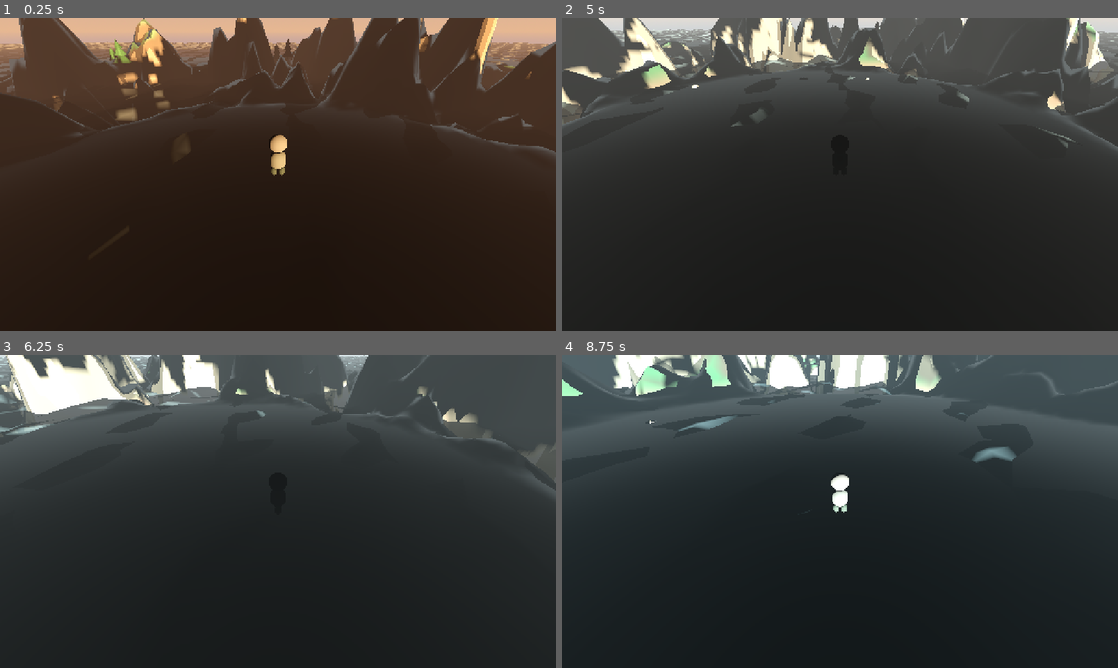
Above: before the commit, frames 1-4 (two rows, left to right).
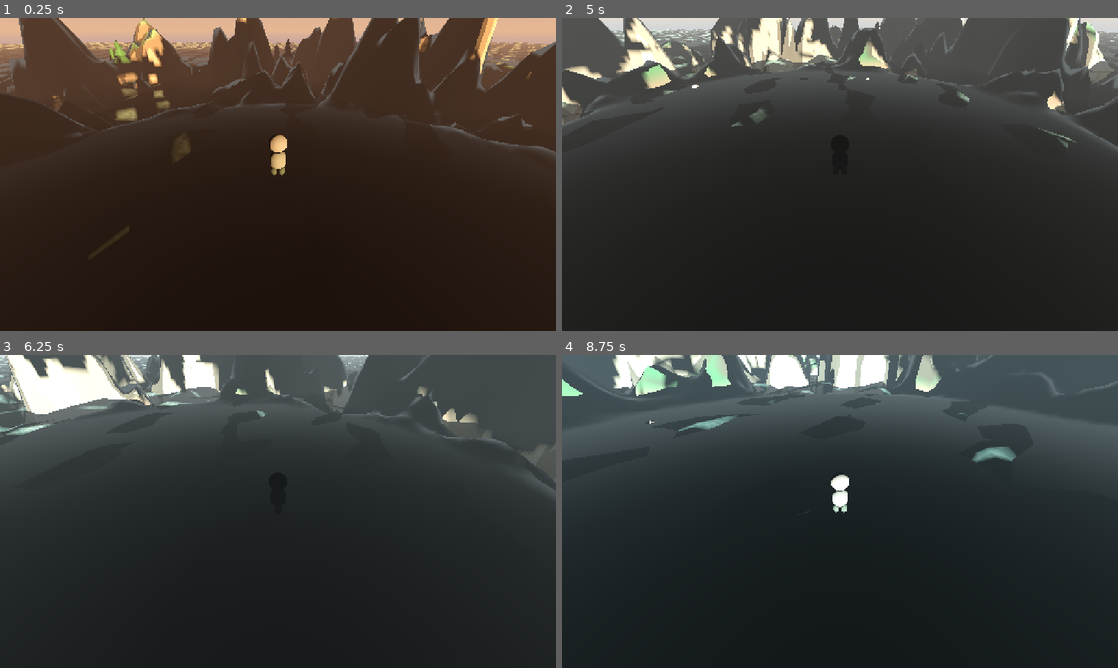
Above: after the commit, the same moments.

Repository: hunterbastian/yama
Game: Godot game, scene res://scenes/main.tscn
The game is run twice, just before and just after one commit, with the same random seed, the same clock (stepped at 60 frames per second) and the same inputs.
Inputs (mouse positions are in pixels of both pictures, inside the frame that each line leads up to):
- Up to frame 1 (0.25 s): no input
- Up to frame 2 (5 s): tap Enter at 0.5 s; move the mouse to (834, 180) at 0.52 s; hold R (regenerate) 0.53-1.28 s; hold W (move_forward) 0.53-2.78 s; tap Space (jump) at 0.77, 1.52, 3.02, 3.77, 4.52 s; move the mouse to (878, 177) at 1.27 s; tap Shift (sprint) at 1.35, 2.85, 4.35 s; move the mouse to (795, 171) at 2.02 s; hold R (regenerate) 2.03-2.78 s; move the mouse to (845, 174) at 2.77 s; hold A (move_left) 2.78-3.53 s; move the mouse to (817, 168) at 3.52 s; hold R (regenerate) 3.53-4.28 s; hold W (move_forward) from 3.53 s (still down); move the mouse to (867, 174) at 4.27 s
- Up to frame 3 (6.25 s): move the mouse to (250, 511) at 5.02 s; hold R (regenerate) 5.03-5.78 s; move the mouse to (289, 505) at 5.77 s; release W (move_forward) at 5.78 s; hold D (move_right) from 5.78 s (still down); tap Shift (sprint) at 5.85 s; tap Space (jump) at 6.02 s
- Up to frame 4 (8.75 s): move the mouse to (834, 517) at 6.52 s; release D (move_right) at 6.53 s; hold R (regenerate) 6.53-7.28 s; hold W (move_forward) from 6.53 s (still down); tap Space (jump) at 6.77, 7.52 s; move the mouse to (878, 514) at 7.27 s; tap Shift (sprint) at 7.35 s; move the mouse to (795, 508) at 8.02 s; hold R (regenerate) from 8.03 s (still down)

The runs differ from the first frame. In frame 1, less than 0.1% of the frame differs, in the area x 0-93%, y 7-32%; in frame 2, less than 0.1%; in frame 3, 0.1%, in the area x 0-63%, y 1-26%; in frame 4, less than 0.1%.

Commit message:
feat: whitecap foam, shore foam, and depth color gradient
Co-Authored-By: Claude Sonnet 4.6 <noreply@anthropic.com>

Diff:
--- a/shaders/water.gdshader
+++ b/shaders/water.gdshader
@@ -1,8 +1,6 @@
 shader_type spatial;
 render_mode blend_mix, depth_draw_opaque, cull_back;
 
-uniform vec4 water_color : source_color = vec4(0.66, 0.85, 0.92, 0.8);
-uniform vec4 deep_color : source_color = vec4(0.35, 0.55, 0.70, 0.95);
 uniform sampler2D depth_texture : hint_depth_texture;
 uniform vec2 player_xz;
 uniform float player_speed : hint_range(0.0, 20.0) = 0.0;
@@ -90,18 +88,50 @@
 	vec4 ndc = vec4(SCREEN_UV * 2.0 - 1.0, depth_raw, 1.0);
 	vec4 view_pos = INV_PROJECTION_MATRIX * ndc;
 	view_pos.xyz /= view_pos.w;
-	float water_depth = clamp((VERTEX.z - view_pos.z) * 0.15, 0.0, 1.0);
-	ALBEDO = mix(water_color.rgb, deep_color.rgb, water_depth);
-	// Player ripple rings
+	float water_depth = clamp((VERTEX.z - view_pos.z) * 0.4, 0.0, 1.0);
+
+	// Multi-stop depth gradient
+	vec3 shallow = vec3(0.55, 0.85, 0.82);
+	vec3 mid     = vec3(0.30, 0.65, 0.65);
+	vec3 deep    = vec3(0.15, 0.40, 0.50);
+	vec3 abyss   = vec3(0.08, 0.20, 0.30);
+
+	vec3 col = shallow;
+	col = mix(col, mid, smoothstep(0.0, 0.3, water_depth));
+	col = mix(col, deep, smoothstep(0.3, 0.6, water_depth));
+	col = mix(col, abyss, smoothstep(0.6, 1.0, water_depth));
+
+	ALBEDO = col;
+
+	// Whitecap foam — where wave surface is steep
+	float slope = 1.0 - normalize(v_wave_normal).y;
+	float whitecap = smoothstep(0.3, 0.6, slope) * value_noise(
+		(INV_VIEW_MATRIX * vec4(VERTEX, 1.0)).xz * 3.0 + TIME * 0.5);
+	ALBEDO += vec3(whitecap * 0.6);
+
+	// Shore foam — animated bands near shore
+	float shore_dist = 1.0 - water_depth;
+	float foam_band1 = smoothstep(0.6, 0.8, shore_dist) *
+		(0.5 + 0.5 * sin(shore_dist * 20.0 - TIME * 2.0));
+	float foam_band2 = smoothstep(0.7, 0.9, shore_dist) *
+		(0.5 + 0.5 * sin(shore_dist * 15.0 - TIME * 1.5 + 1.0));
+	float shore_foam = max(foam_band1, foam_band2) *
+		value_noise((INV_VIEW_MATRIX * vec4(VERTEX, 1.0)).xz * 5.0);
+	ALBEDO += vec3(shore_foam * 0.5);
+
+	// Player ripple rings (preserved)
 	vec3 world_pos_frag = (INV_VIEW_MATRIX * vec4(VERTEX, 1.0)).xyz;
 	float ripple_val = ripple(world_pos_frag.xz);
 	ALBEDO += vec3(ripple_val * 0.15);
-	// Player foam
+
+	// Player foam (preserved)
 	float foam_val = foam(world_pos_frag.xz);
 	ALBEDO += water_effect_tint.rgb * foam_val * 0.3;
-	// Tint ripples by day/night too
+
+	// Day/night tint (preserved)
 	ALBEDO = mix(ALBEDO, ALBEDO * water_effect_tint.rgb, 0.2);
-	ALPHA = mix(water_color.a, deep_color.a, water_depth);
+
+	ALPHA = mix(0.8, 0.95, water_depth);
 	METALLIC = 0.1;
 	ROUGHNESS = 0.05;
 	SPECULAR = 0.8;
